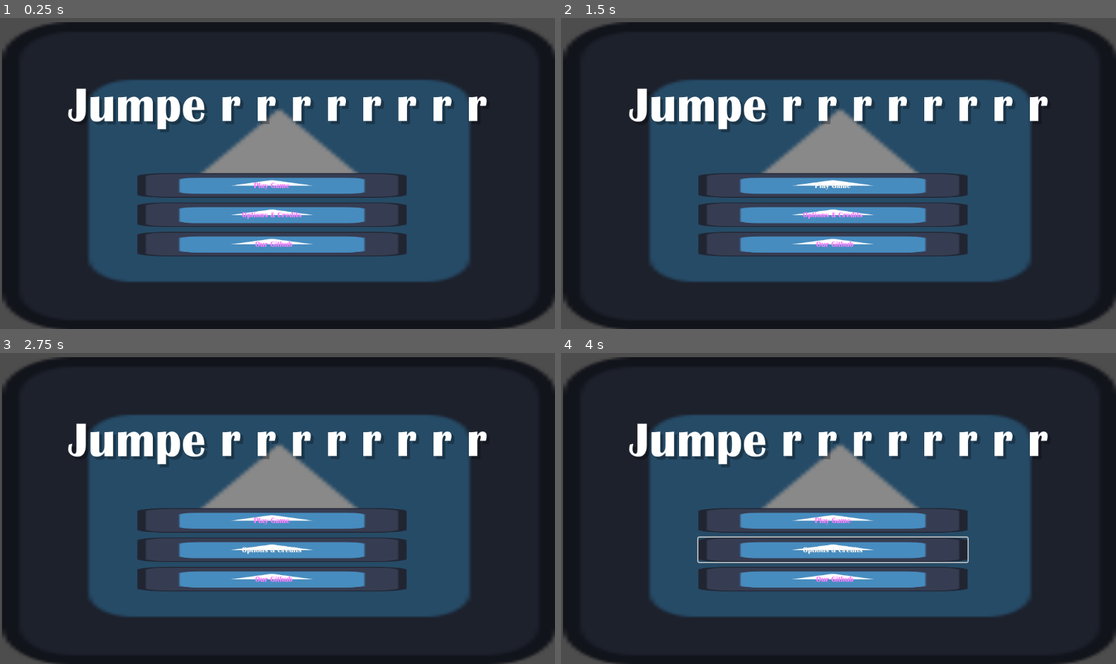
Above: before the commit, frames 1-4 (two rows, left to right).
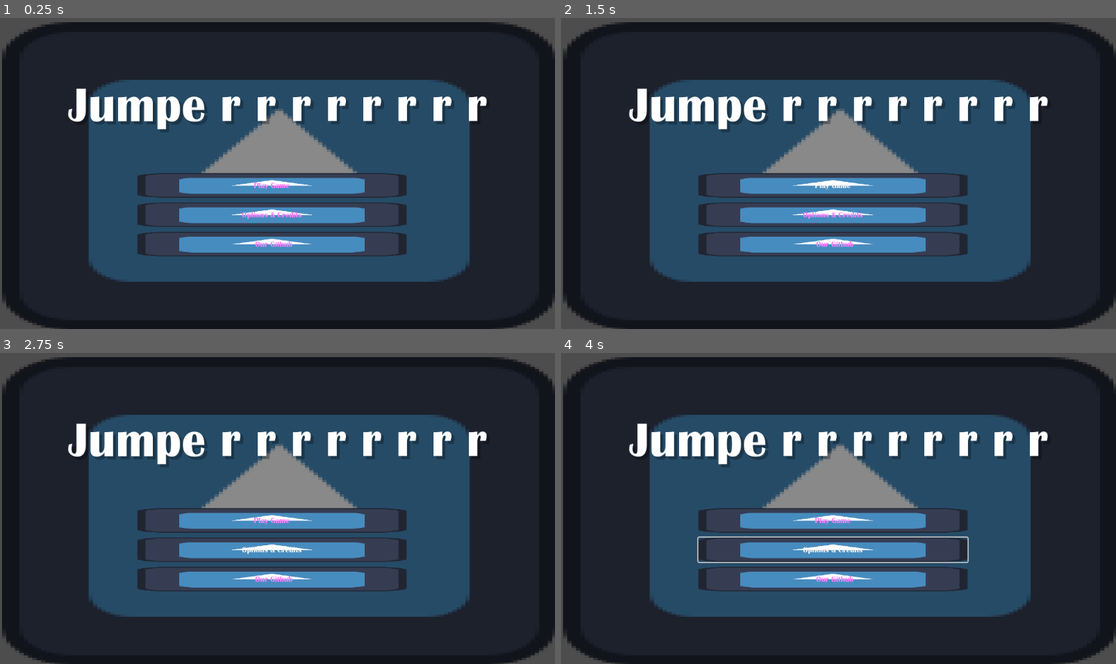
Above: after the commit, the same moments.

Repository: Guyiy1324/Jumpe-r-r-r-r-r-r-r-r
Game: Godot game, scene res://MainMenu.tscn
The game is run twice, just before and just after one commit, with the same random seed, the same clock (stepped at 60 frames per second) and the same inputs. The engine's default icon, where the game draws it, is replaced by a stand-in: a white triangle on a blue panel in a dark square.
Inputs:
- Up to frame 1 (0.25 s): no input
- Up to frame 2 (1.5 s): click "Play Game" at 0.5 s; click "Play Game" at 1.25 s
- Up to frame 3 (2.75 s): click "Options & Credits" at 2 s
- Up to frame 4 (4 s): hold Right (ui_right) from 2.78 s (still down)

The runs differ from the first frame. In frame 1, 0.3% of the frame differs, in the area x 1-100%, y 2-100%; in frame 2, 0.3%; in frame 3, 0.3%; in frame 4, 0.3%.

Commit message:
tileset that is likely corrupted
we are not fucked because theere are no errors

Diff:
--- a/jump-e-r/player.tscn
+++ b/jump-e-r/player.tscn
@@ -1,18 +1,45 @@
 [gd_scene load_steps=4 format=3 uid="uid://dd2mvg6k6luef"]
 
-[ext_resource type="Script" uid="uid://cng418ut2yfwm" path="res://character_body_2d.gd" id="1_onrkg"]
 [ext_resource type="Texture2D" uid="uid://ds42pbjgq7jap" path="res://icon.svg" id="2_i3pqv"]
 
-[sub_resource type="RectangleShape2D" id="RectangleShape2D_hqtel"]
-size = Vector2(126, 126)
+[sub_resource type="GDScript" id="GDScript_4flbx"]
+script/source = "extends CharacterBody2D
+
+
+const SPEED = 300.0
+const JUMP_VELOCITY = -400.0
+
+
+func _physics_process(delta: float) -> void:
+	# Add the gravity.
+	if not is_on_floor():
+		velocity += get_gravity() * delta
+
+	# Handle jump.
+	if Input.is_action_just_pressed(\"ui_accept\") and is_on_floor():
+		velocity.y = JUMP_VELOCITY
+
+	# Get the input direction and handle the movement/deceleration.
+	# As good practice, you should replace UI actions with custom gameplay actions.
+	var direction := Input.get_axis(\"ui_left\", \"ui_right\")
+	if direction:
+		velocity.x = direction * SPEED
+	else:
+		velocity.x = move_toward(velocity.x, 0, SPEED)
+
+	move_and_slide()
+"
+
+[sub_resource type="RectangleShape2D" id="RectangleShape2D_4flbx"]
 
 [node name="Player" type="Node2D"]
 
+[node name="Sprite2D" type="Sprite2D" parent="."]
+texture = ExtResource("2_i3pqv")
+
 [node name="CharacterBody2D" type="CharacterBody2D" parent="."]
-script = ExtResource("1_onrkg")
+script = SubResource("GDScript_4flbx")
 
 [node name="CollisionShape2D" type="CollisionShape2D" parent="CharacterBody2D"]
-shape = SubResource("RectangleShape2D_hqtel")
-
-[node name="Sprite2D" type="Sprite2D" parent="."]
-texture = ExtResource("2_i3pqv")
+scale = Vector2(6.3, 6.3)
+shape = SubResource("RectangleShape2D_4flbx")
--- a/jump-e-r/project.godot
+++ b/jump-e-r/project.godot
@@ -16,5 +16,9 @@
 
 config/name="Jump e r"
 run/main_scene="uid://cu5newr2xfxd"
-config/features=PackedStringArray("4.7", "Forward Plus")
+config/features=PackedStringArray("4.5", "Forward Plus")
 config/icon="res://icon.svg"
+
+[rendering]
+
+textures/canvas_textures/default_texture_filter=0
Binary file added: jump-e-r/Tiles/Backgrounds/tile_0000.png
Not shown, added: jump-e-r/Tiles/Backgrounds/tile_0000.png.import
Binary file added: jump-e-r/Tiles/Backgrounds/tile_0001.png
Not shown, added: jump-e-r/Tiles/Backgrounds/tile_0001.png.import
Binary file added: jump-e-r/Tiles/Backgrounds/tile_0002.png
Not shown, added: jump-e-r/Tiles/Backgrounds/tile_0002.png.import
Binary file added: jump-e-r/Tiles/Backgrounds/tile_0003.png
Not shown, added: jump-e-r/Tiles/Backgrounds/tile_0003.png.import
Binary file added: jump-e-r/Tiles/Backgrounds/tile_0004.png
Not shown, added: jump-e-r/Tiles/Backgrounds/tile_0004.png.import
Binary file added: jump-e-r/Tiles/Backgrounds/tile_0005.png
Not shown, added: jump-e-r/Tiles/Backgrounds/tile_0005.png.import
(and 955 more such lines)
